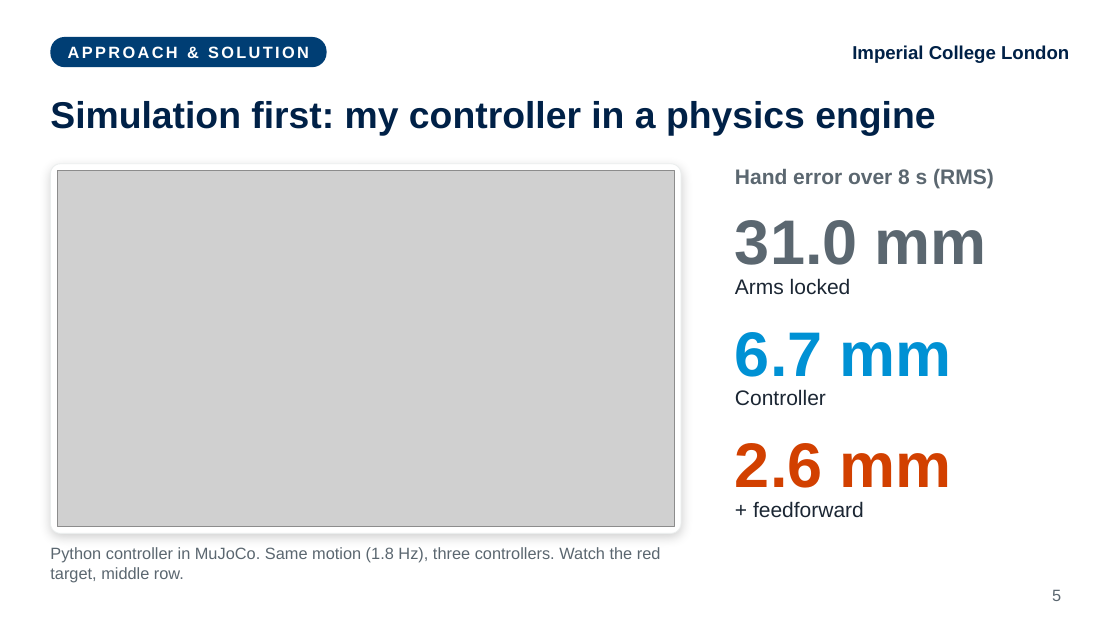
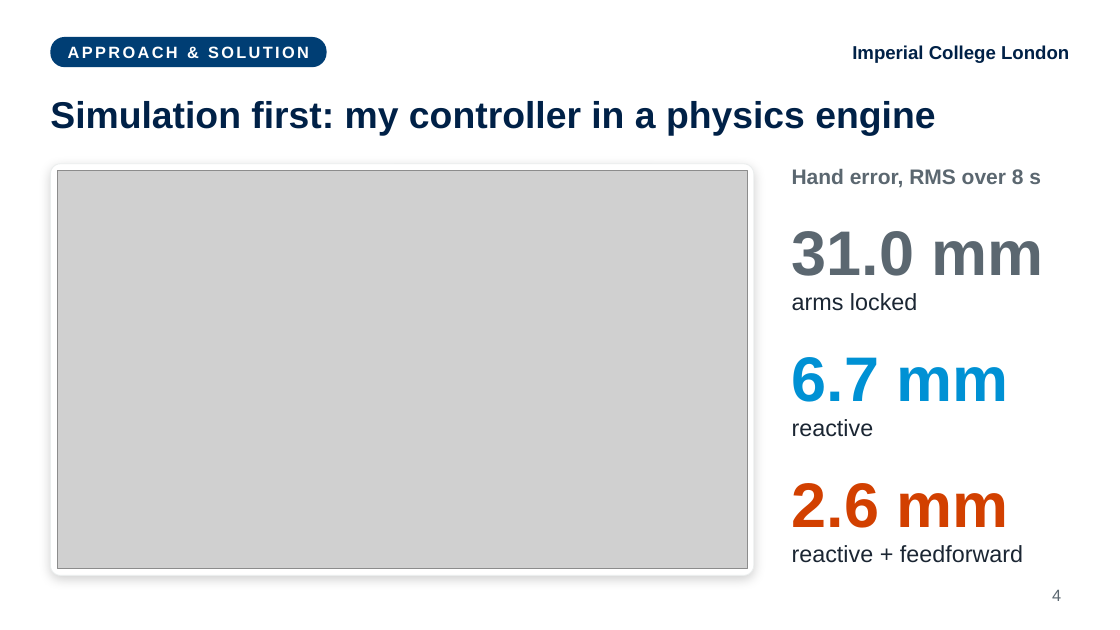
Before and after one commit to fechachris4/HumanSL_MAIN, a slide deck: slide 4 of presentation/World_Stable_Supernumerary_Effectors_Akabueze.pptx (slide 5 before the commit). Drawn at 1120x630 pixels with LibreOffice and Linux fonts; fonts in the diff are those of the drawing; grey boxes stand for pictures. Boxes give left, top, right and bottom in pixels: in the first picture for what was removed or moved away, otherwise in the second. Text is boxed around its words. In the diff, an @@ line names an element or a change of style, - is before the commit and + after.

```diff
--- a/presentation/World_Stable_Supernumerary_Effectors_Akabueze.pptx
+++ b/presentation/World_Stable_Supernumerary_Effectors_Akabueze.pptx
@@ rounded rectangle: place and size @@
-rounded rectangle at bbox=[50, 164, 681, 534]
+rounded rectangle at bbox=[50, 164, 754, 576]
@@ rounded rectangle at bbox=[50, 164, 754, 576]: proportions changed @@
@@ picture: place and size @@
-picture at bbox=[57, 171, 675, 527]
+picture at bbox=[57, 171, 747, 569]
@@ text at bbox=[792, 169, 1041, 187]: text changed @@
-Hand error over 8 s (RMS)
+Hand error, RMS over 8 s
@@ text "31.0 mm": place and size @@
-text "31.0 mm" at bbox=[735, 220, 987, 265]
+text "31.0 mm" at bbox=[792, 231, 1044, 276]
@@ text at bbox=[792, 293, 917, 311]: text changed; size 18 to 20 pt @@
-Arms locked
+arms locked
@@ text "6.7 mm": place and size @@
-text "6.7 mm" at bbox=[735, 332, 952, 377]
+text "6.7 mm" at bbox=[792, 357, 1008, 402]
@@ text removed at bbox=[735, 389, 826, 406] @@
-Controller
@@ text added at bbox=[792, 419, 874, 437], 20 pt, text #1B2633 @@
+reactive
@@ text "2.6 mm": place and size @@
-text "2.6 mm" at bbox=[735, 443, 952, 488]
+text "2.6 mm" at bbox=[792, 483, 1008, 528]
@@ text removed at bbox=[50, 547, 661, 583] @@
-Python controller in MuJoCo. Same motion (1.8 Hz), three controllers. Watch the red target, middle row.
@@ text at bbox=[792, 545, 1023, 563]: text changed; size 18 to 20 pt @@
-+ feedforward
+reactive + feedforward
@@ page number at bbox=[1052, 589, 1061, 601]: text changed @@
-5
+4
```
Also in this commit, not shown: 7 other slides changed, 8 slides removed, 3 other files.
